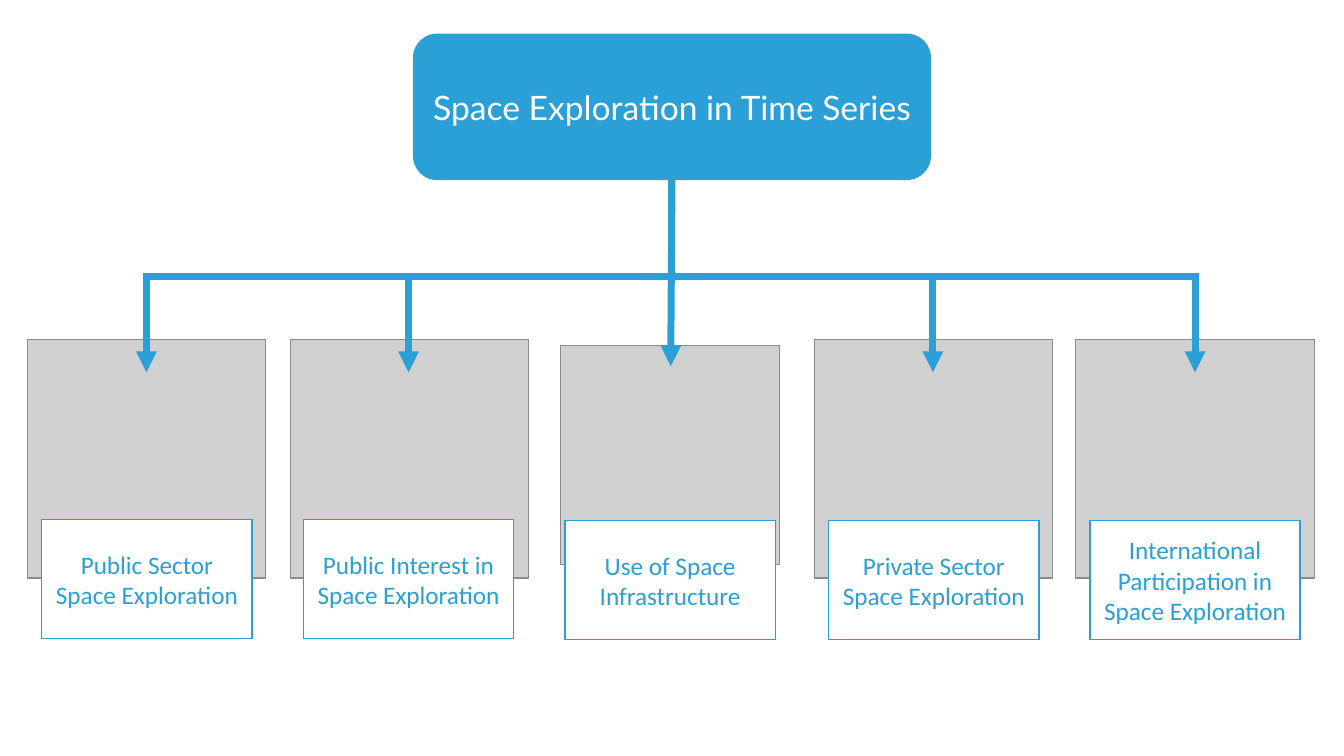
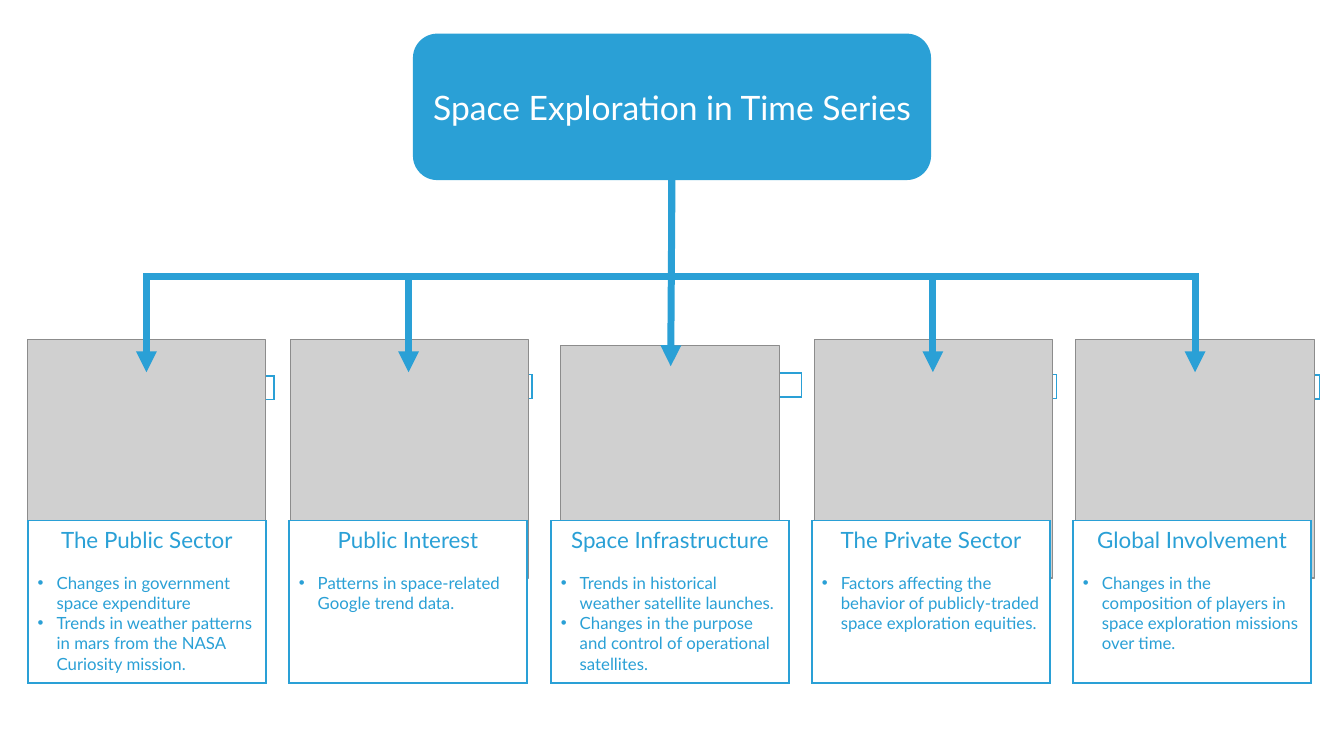
Before and after one commit to vdelimad/5600_project, a slide deck: slide 1 of docs_source/images/big_picture_chart.pptx. Drawn at 1344x756 pixels with LibreOffice and Linux fonts; fonts in the diff are those of the drawing; grey boxes stand for pictures. Boxes give left, top, right and bottom in pixels: in the first picture for what was removed or moved away, otherwise in the second. Text is boxed around its words. In the diff, an @@ line names an element or a change of style, - is before the commit and + after.

```diff
--- a/docs_source/images/big_picture_chart.pptx
+++ b/docs_source/images/big_picture_chart.pptx
@@ group added at (195,373,1320,400): 5 rectangles @@
+Earth
@@ rectangle "The Public Sector": place and size @@
-rectangle "The Public Sector" at (41,519,252,638)
+rectangle "The Public Sector" at (28,521,266,684)
@@ text in rectangle at (57,531,252,673): text changed; size 18 to 12 pt; font Calibri to Lato @@
-Public Sector Space Exploration
+The Public Sector
+• Changes in government space expenditure
+• Trends in weather patterns in mars from the NASA Curiosity mission.
@@ rectangle "Public Interest": place and size @@
-rectangle "Public Interest" at (303,519,514,638)
+rectangle "Public Interest" at (289,521,527,684)
@@ text in rectangle at (318,531,500,612): text changed; size 18 to 12 pt; font Calibri to Lato @@
-Public Interest in Space Exploration
+Public Interest
+• Patterns in space-related Google trend data.
@@ vertical alignment middle to top in 5 elements at (289,521,527,684), (813,521,1051,684), (1074,521,1312,684), (28,521,266,684), (552,521,789,684) @@
@@ rectangle "Space Infrastructure": place and size @@
-rectangle "Space Infrastructure" at (565,521,775,640)
+rectangle "Space Infrastructure" at (552,521,789,684)
@@ text in rectangle at (571,531,774,670): text changed; size 18 to 12 pt; font Calibri to Lato @@
-Use of Space Infrastructure
+Space Infrastructure
+• Trends in historical weather satellite launches.
+• Changes in the purpose and control of operational satellites.
@@ rectangle "The Private Sector": place and size @@
-rectangle "The Private Sector" at (829,521,1040,640)
+rectangle "The Private Sector" at (813,521,1051,684)
@@ text in rectangle at (841,531,1039,632): text changed; size 18 to 12 pt; font Calibri to Lato @@
-Private Sector Space Exploration
+The Private Sector
+• Factors affecting the behavior of publicly-traded space exploration equities.
@@ rectangle "Global Involvement": place and size @@
-rectangle "Global Involvement" at (1090,521,1301,640)
+rectangle "Global Involvement" at (1074,521,1312,684)
@@ text in rectangle at (1097,531,1299,649): text changed; size 18 to 12 pt; font Calibri to Lato @@
-International Participation in Space Exploration
+Global Involvement
+• Changes in the composition of players in space exploration missions over time.
```
Also in this commit, not shown: 51 other files.
